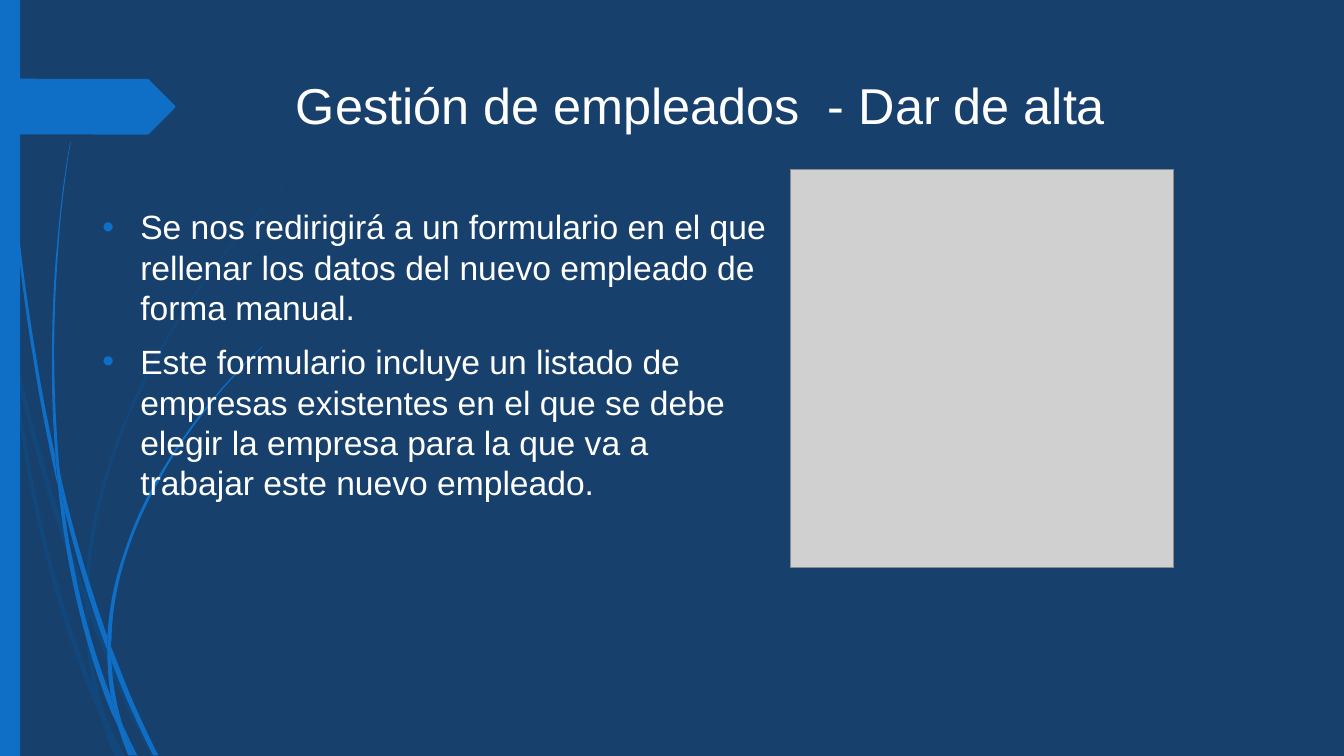
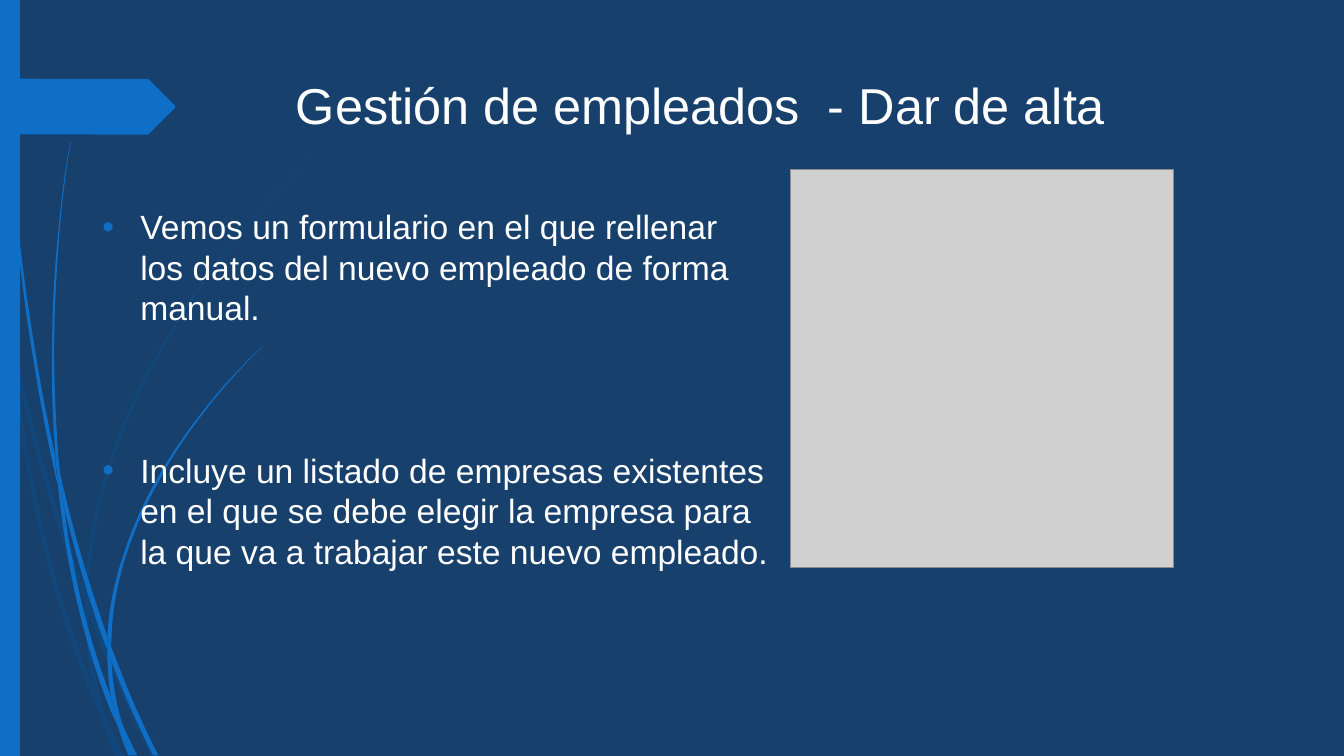
Before and after one commit to albertogmdev/ProyectoWebC-S, a slide deck: slide 10 of Presentación Web.pptx. Drawn at 1344x756 pixels with LibreOffice and Linux fonts; fonts in the diff are those of the drawing; grey boxes stand for pictures. Boxes give left, top, right and bottom in pixels: in the first picture for what was removed or moved away, otherwise in the second. Text is boxed around its words. In the diff, an @@ line names an element or a change of style, - is before the commit and + after.

```diff
--- a/Presentación Web.pptx
+++ b/Presentación Web.pptx
@@ text at (140, 214, 768, 571): text changed @@
-• Se nos redirigirá a un formulario en el que rellenar los datos del nuevo empleado de forma manual.
-• Este formulario incluye un listado de empresas existentes en el que se debe elegir la empresa para la que va a trabajar este nuevo empleado.
+• Vemos un formulario en el que rellenar los datos del nuevo empleado de forma manual.
+• Incluye un listado de empresas existentes en el que se debe elegir la empresa para la que va a trabajar este nuevo empleado.
```
Also in this commit, not shown: 15 other slides changed.
